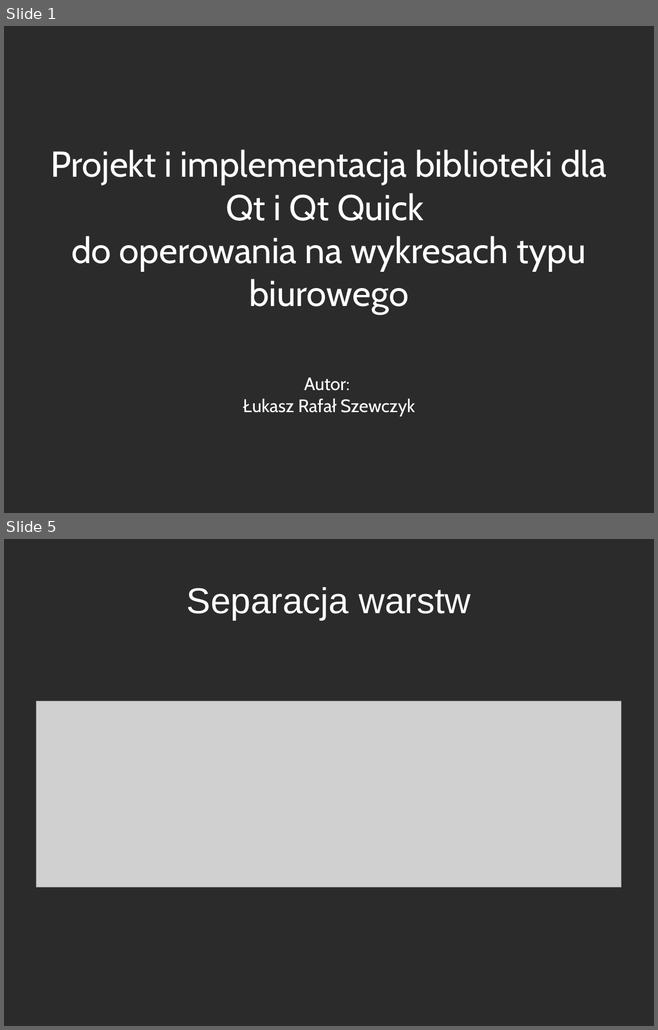
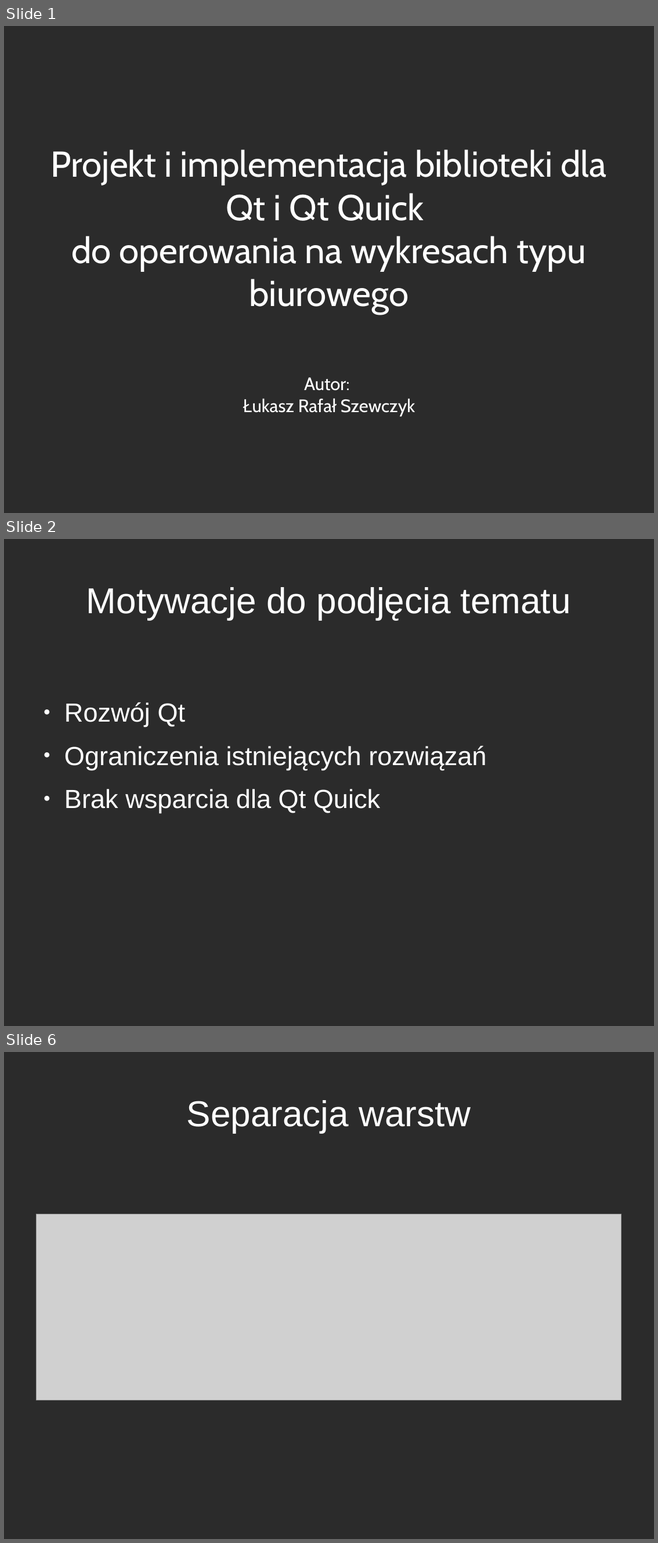
Before and after one commit to westpro4321/qt-west-charts, a slide deck: wiki/Szewczyk_Lukasz_Prezentacja_Wykresy.odp. Shown one above the other, each under a label of ours: slides 1 and 5 before the commit, slides 1, 2 and 6 after it; the slides between them are not shown. The pictures are 658x1030 and 658x1543 pixels, drawn with LibreOffice and Linux fonts; fonts in the diff are those of the drawing; grey boxes stand for pictures; background and template pictures are left out; a plain dark background stands for a picture behind light text. Boxes give left, top, right and bottom in pixels: in the first picture for what was removed or moved away, otherwise in the second. Text is boxed around its words. In the diff, an @@ line names an element or a change of style, - is before the commit and + after.

```diff
--- a/wiki/Szewczyk_Lukasz_Prezentacja_Wykresy.odp
+++ b/wiki/Szewczyk_Lukasz_Prezentacja_Wykresy.odp
@@ slide 2 added at <box>4,539,654,1026</box>, background picture (left out) @@
@@ title added at <box>86,587,571,620</box>, 44 pt, text #FFFFFF @@
+Motywacje do podjęcia tematu
@@ text added at <box>64,702,486,813</box>, 32 pt, text #FFFFFF @@
+● Rozwój Qt
+● Ograniczenia istniejących rozwiązań
+● Brak wsparcia dla Qt Quick
@@ what was slide 5 is now slide 6 @@
```
Also in this commit, not shown: 1 slide changed, 4 other slides added, 2 slides removed.
